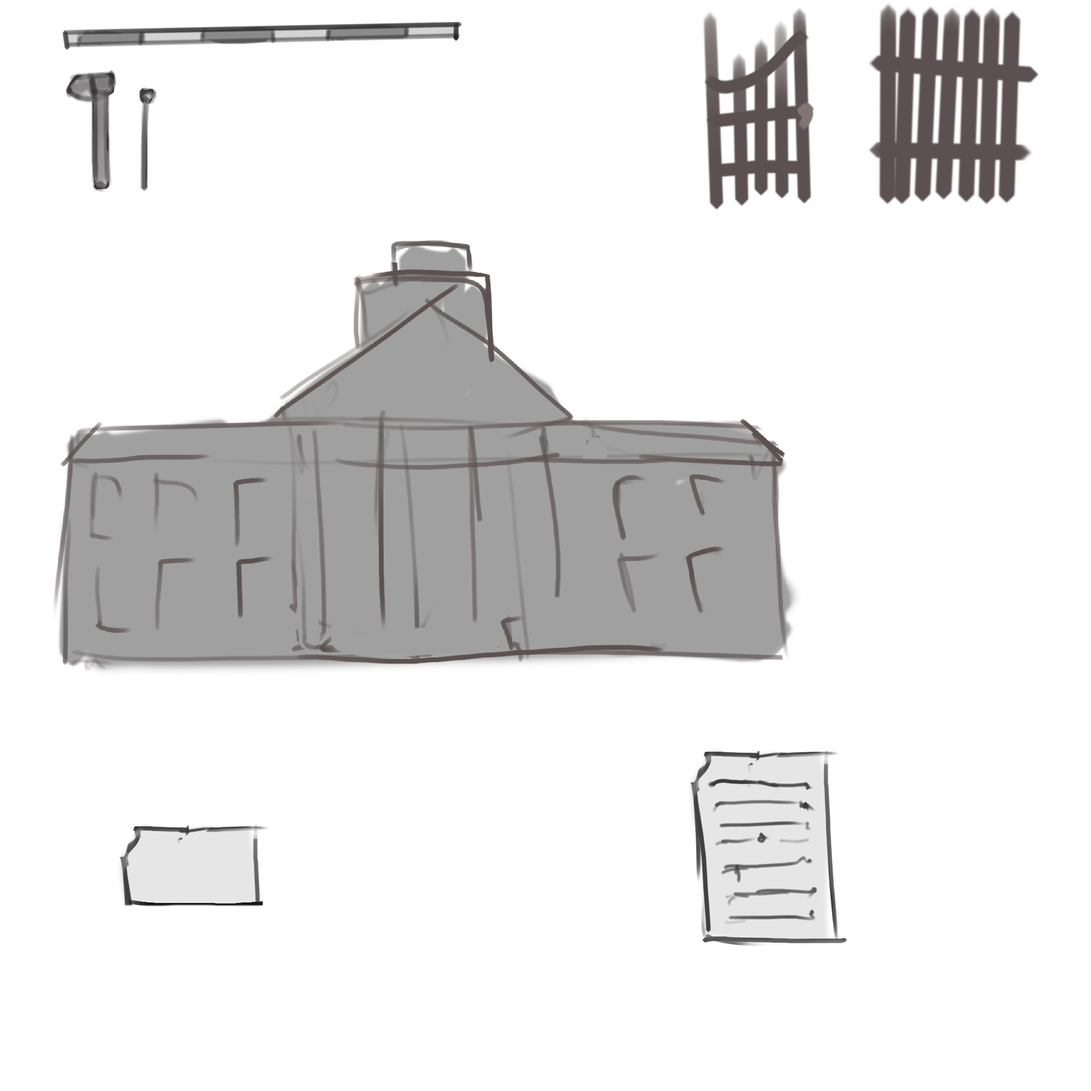
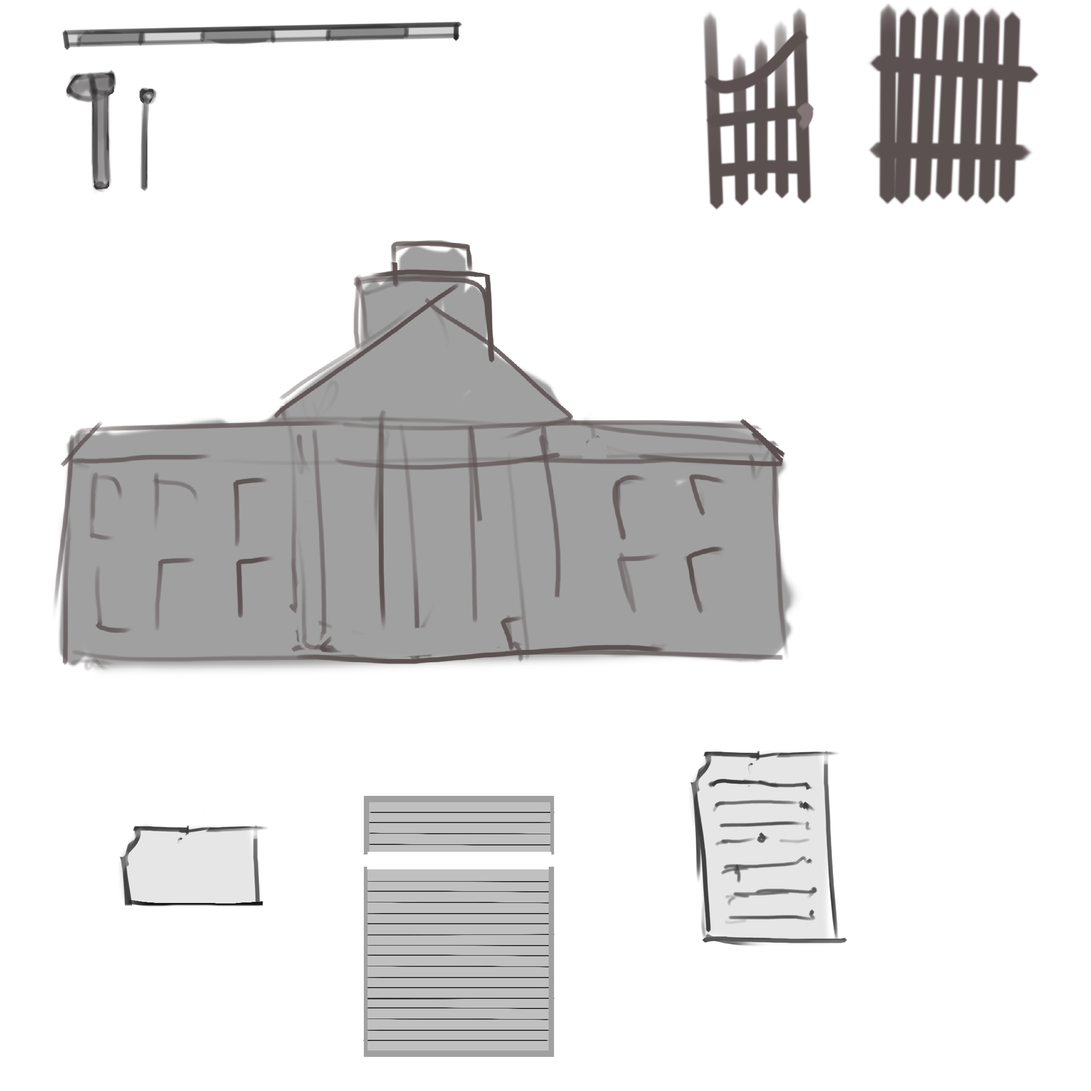
Layers edited between the first and the second 1091 x 1091 image:
added layer "Copy of Group 16 Merged" above "Group 16" over [left=363, top=796, right=556, bottom=1048]
added group "Group 16" with 5 layers above "Copy of Paint Layer 10" over [left=363, top=830, right=556, bottom=1058]
added layer "Paint Layer 17" in group "Group 16" over [left=363, top=830, right=556, bottom=1058]
added layer "Copy of Paint Layer 18" (1st of 2, in "Group 16") in group "Group 16" over [left=363, top=981, right=555, bottom=1058]
added layer "Copy of Paint Layer 18" (2nd of 2, in "Group 16") in group "Group 16" over [left=364, top=928, right=556, bottom=1031]
added layer "Paint Layer 18" in group "Group 16" over [left=364, top=867, right=556, bottom=967]
added layer "Paint Layer 15" in group "Group 16" over [left=363, top=830, right=555, bottom=1058]
